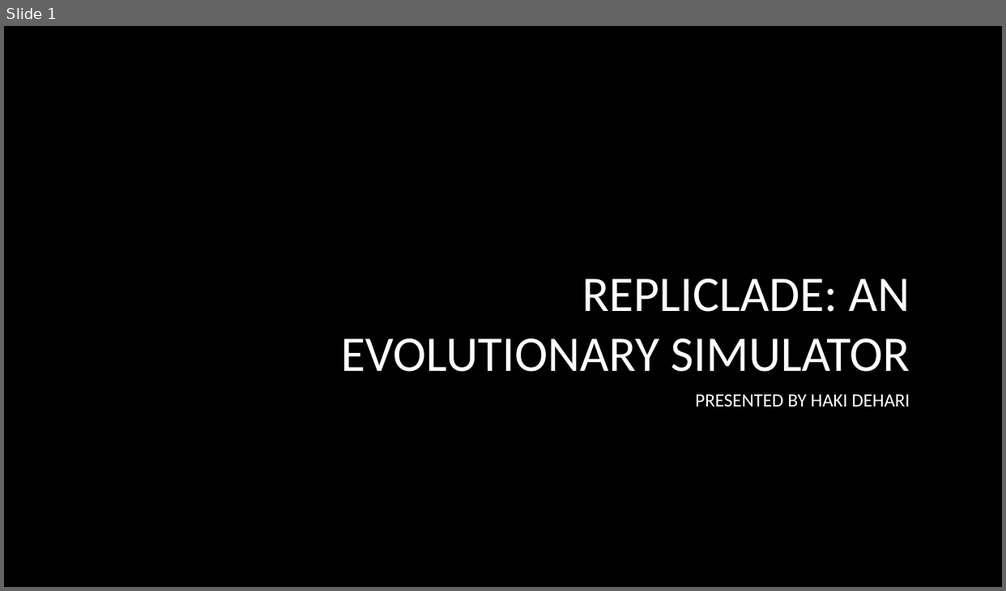
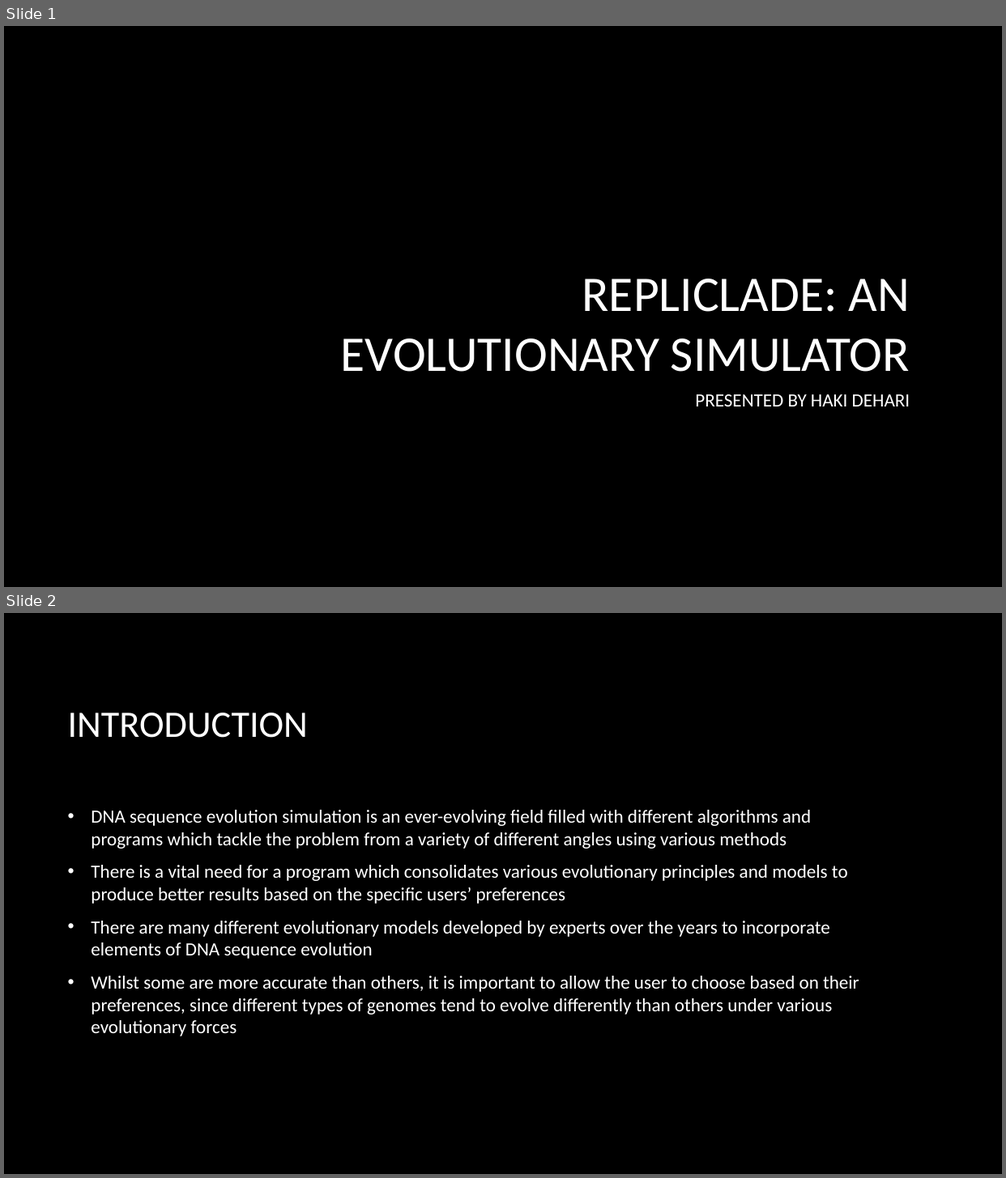
Before and after one commit to hakidehari/RepliClade, a slide deck: Repliclade_final/Repliclade.pptx. Shown one above the other, each under a label of ours: slide 1 before the commit, slides 1 and 2 after it. The pictures are 1006x591 and 1006x1178 pixels, drawn with LibreOffice and Linux fonts; fonts in the diff are those of the drawing; background and template pictures are left out. Boxes give left, top, right and bottom in pixels: in the first picture for what was removed or moved away, otherwise in the second. Text is boxed around its words. In the diff, an @@ line names an element or a change of style, - is before the commit and + after.

```diff
--- a/Repliclade_final/Repliclade.pptx
+++ b/Repliclade_final/Repliclade.pptx
@@ slide 2 added at (4,613,1002,1174), background picture (left out) @@
@@ title added at (68,713,308,738), 36 pt, text #FFFFFF @@
+INTRODUCTION
@@ text added at (91,810,859,1037), 18 pt, text #FFFFFF @@
+• DNA sequence evolution simulation is an ever-evolving field filled with different algorithms and programs which tackle the problem from a variety of different angles using various methods
+• There is a vital need for a program which consolidates various evolutionary principles and models to produce better results based on the specific users’ preferences
+• There are many different evolutionary models developed by experts over the years to incorporate elements of DNA sequence evolution
+• Whilst some are more accurate than others, it is important to allow the user to choose based on their preferences, since different types of genomes tend to evolve differently than others under various evolutionary forces
```
Also in this commit, not shown: 5 other slides added, 1 other file.
